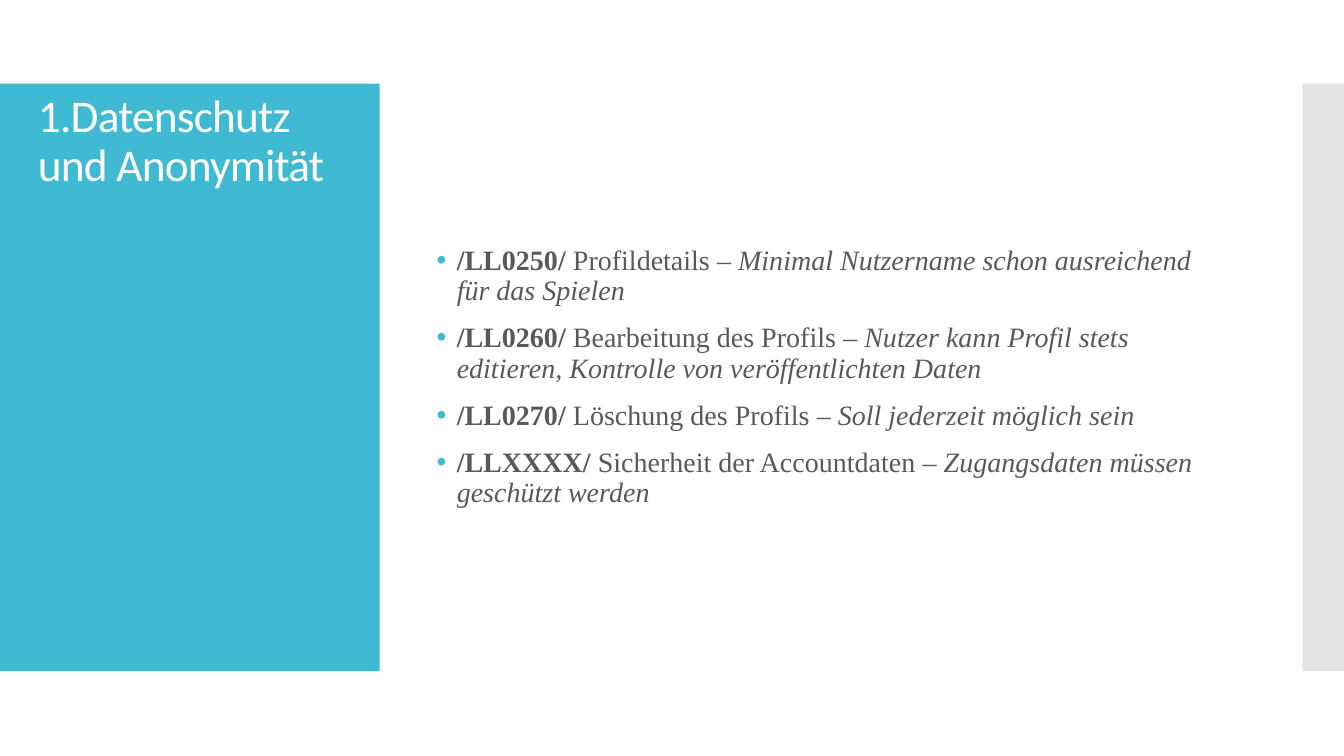
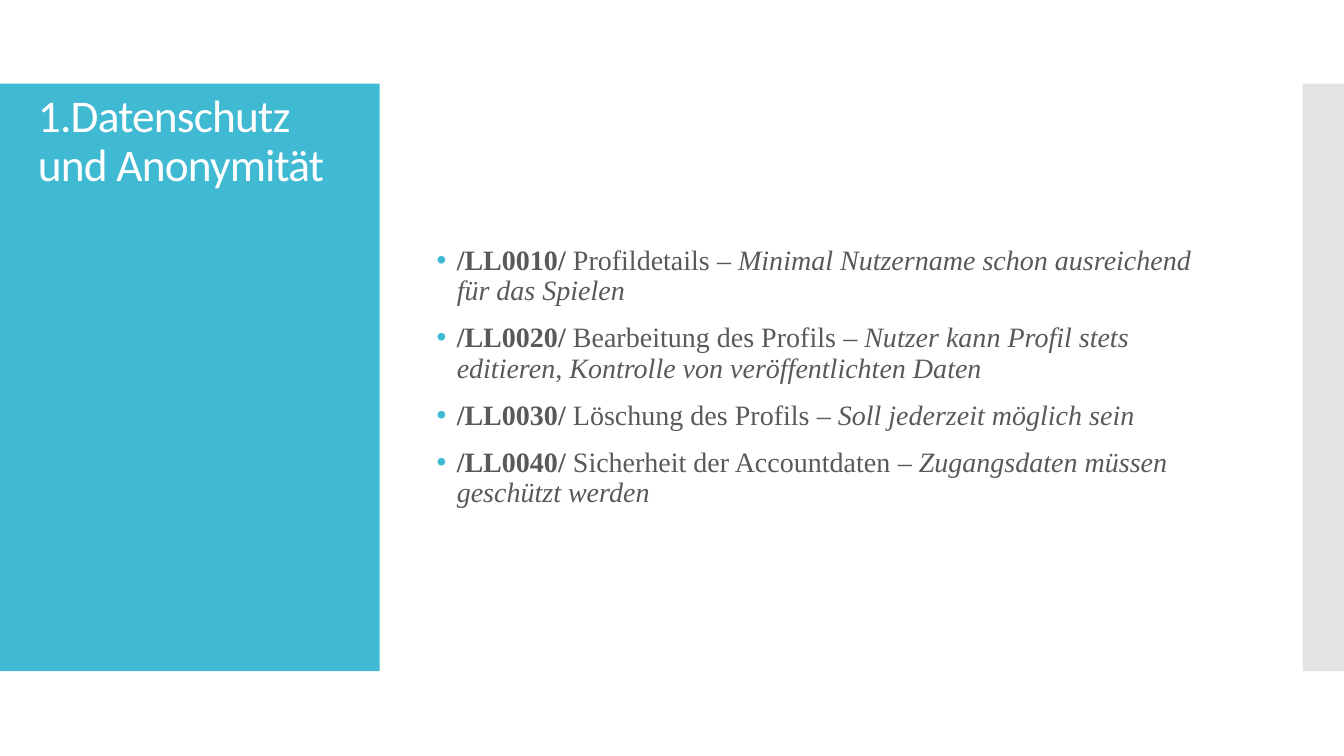
Before and after one commit to ch-schlecht/cz17a, a slide deck: slide 20 of Vortrag/Review_Lastenheft_Folien.pptx (slide 21 before the commit). Drawn at 1344x756 pixels with LibreOffice and Linux fonts; fonts in the diff are those of the drawing. Boxes give left, top, right and bottom in pixels: in the first picture for what was removed or moved away, otherwise in the second. Text is boxed around its words. In the diff, an @@ line names an element or a change of style, - is before the commit and + after.

```diff
--- a/Vortrag/Review_Lastenheft_Folien.pptx
+++ b/Vortrag/Review_Lastenheft_Folien.pptx
@@ text at [457, 250, 1191, 507]: text changed @@
-• /LL0250/ Profildetails – Minimal Nutzername schon ausreichend für das Spielen
-• /LL0260/ Bearbeitung des Profils – Nutzer kann Profil stets editieren, Kontrolle von veröffentlichten Daten
-• /LL0270/ Löschung des Profils – Soll jederzeit möglich sein
-• /LLXXXX/ Sicherheit der Accountdaten – Zugangsdaten müssen geschützt werden
+• /LL0010/ Profildetails – Minimal Nutzername schon ausreichend für das Spielen
+• /LL0020/ Bearbeitung des Profils – Nutzer kann Profil stets editieren, Kontrolle von veröffentlichten Daten
+• /LL0030/ Löschung des Profils – Soll jederzeit möglich sein
+• /LL0040/ Sicherheit der Accountdaten – Zugangsdaten müssen geschützt werden
```
Also in this commit, not shown: 19 other slides changed, 1 slide added, 1 slide removed.
